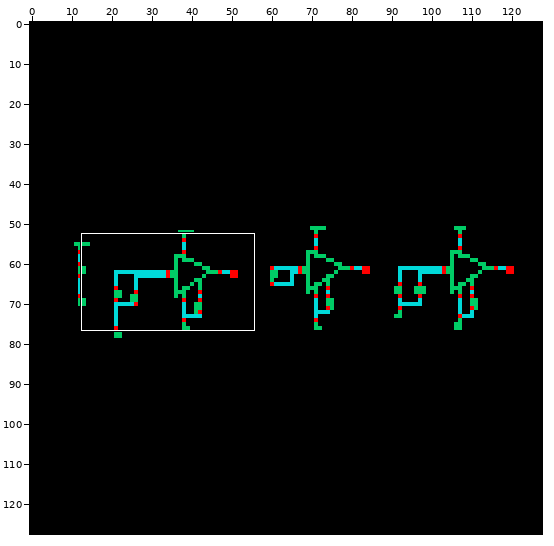
Two versions of one sprite sheet, CMP_tb/schematic/thumbnail_128x128.png. Above: a wide view before the commit, with the close-up outlined.
Close-up. Before:
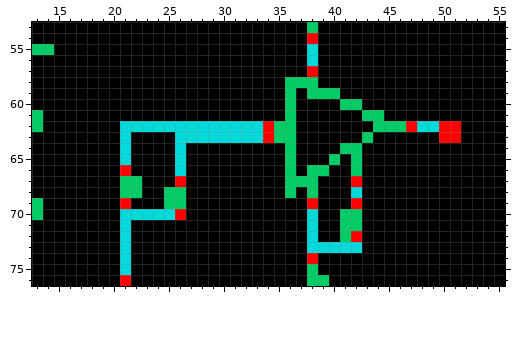
The file is 128x128 pixels. Shown: x 13..55, y 53..76.
The same view after the edit:
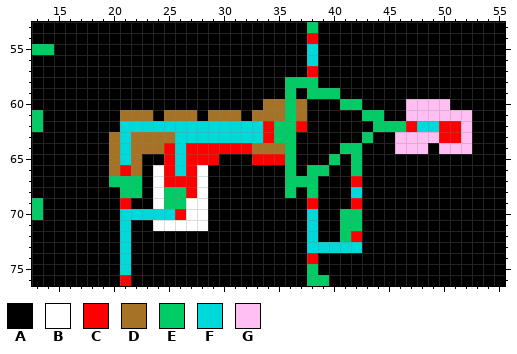
Palette (. is transparent): A #000000  B #ffffff  C #ff0000  D #a67326  E #00cc66  F #00d9d9  G #ffbff2
Difference:
The edit turns colour A into colour B in rows 66 to 68 at x 24 and 28; in row 69 at x 24 and 27 to 28; in row 70 at x 27 to 28; in row 71 at x 24 to 28.
The edit turns colour A into colour C in row 62 at x 37; in row 64 at x 25 and 27 to 32; in row 65 at x 25, 27 to 29 and 33 to 35; in rows 66 to 67 at x 25 and 27; in row 68 at x 27.
The edit turns colour A into colour D in row 60 at x 34 to 35 and 37; in row 61 at x 21 to 23, 25 to 27, 29 to 31, 33 to 35 and 37; in row 63 at x 20 and 22 to 25; in row 64 at x 20, 22 to 24 and 33 to 35; in rows 65 to 66 at x 20 and 22.
The edit turns colour A into colour E in row 67 at x 20.
The edit turns colour A into colour G in row 60 at x 47 to 50; in row 61 at x 47 to 52; in row 62 at x 52; in row 63 at x 46 to 49 and 52; in row 64 at x 46 to 48 and 50 to 52.
Boxes around the changes in both close-ups, in picture pixels (x1, y1, x2, y2):
changed: (109, 99, 307, 231)
changed: (395, 99, 472, 154)
